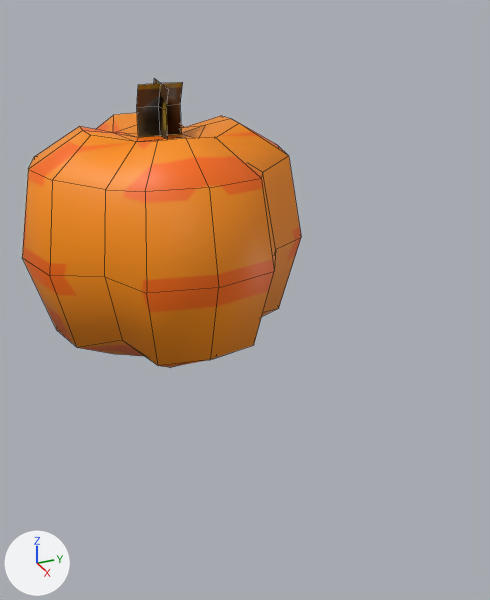
Before and after pictures for a commit that changed the Blender file assets/models/pumpkin.blend.
Before and after are seen from a 50 mm lens placed at (1.116, -0.347, 0.596), pointed at (-0.048, 0.177, 0.014). Every picture has the same lights, and +X, +Y and +Z are marked at lower left. Mesh edges are drawn as thin lines.

In view in the first picture: 'pumpkin'.
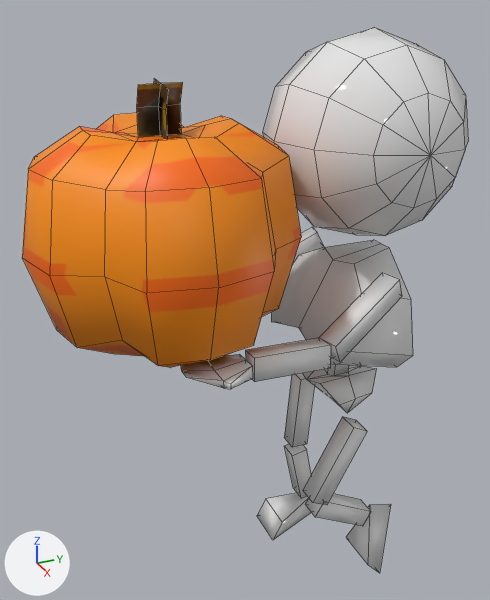
What differs and where, as boxes (x1, y1, x2, y2) in the pictures (490 x 600 px):
'@grab_transform', added
    after: (181, 27, 468, 573)

Diff of the bpy script that builds the scene:
```diff
--- a/assets/models/pumpkin.blend.py
+++ b/assets/models/pumpkin.blend.py
@@ mat_player_0 @@
+mat_player_0 = principled_material('Player_0')
+mat_player_0.base_color = (0.8, 0.8, 0.8)  # white #e7e7e7
+mat_player_0.roughness = 0.0
@@ me_playermodel_001 @@
+me_playermodel_001.from_pydata(...)  # 229 vertices, 217 faces; spans x -0.657..0.004, y -0.684..0.532, z -0.415..0.066
+me_playermodel_001.polygons.foreach_set('use_smooth', [True] * 217)
+me_playermodel_001.materials.append(mat_player_0)  # its picture is missing
@@ ob_grab_transform @@
+ob_grab_transform = bpy.data.objects.new('@grab_transform', me_playermodel_001)
+ob_grab_transform.location = (-0.173, -0.039, 0.0)
+ob_grab_transform.rotation_euler = (-1.571, -3.142, 1.571)  # degrees (-90, -180, 90)
```
